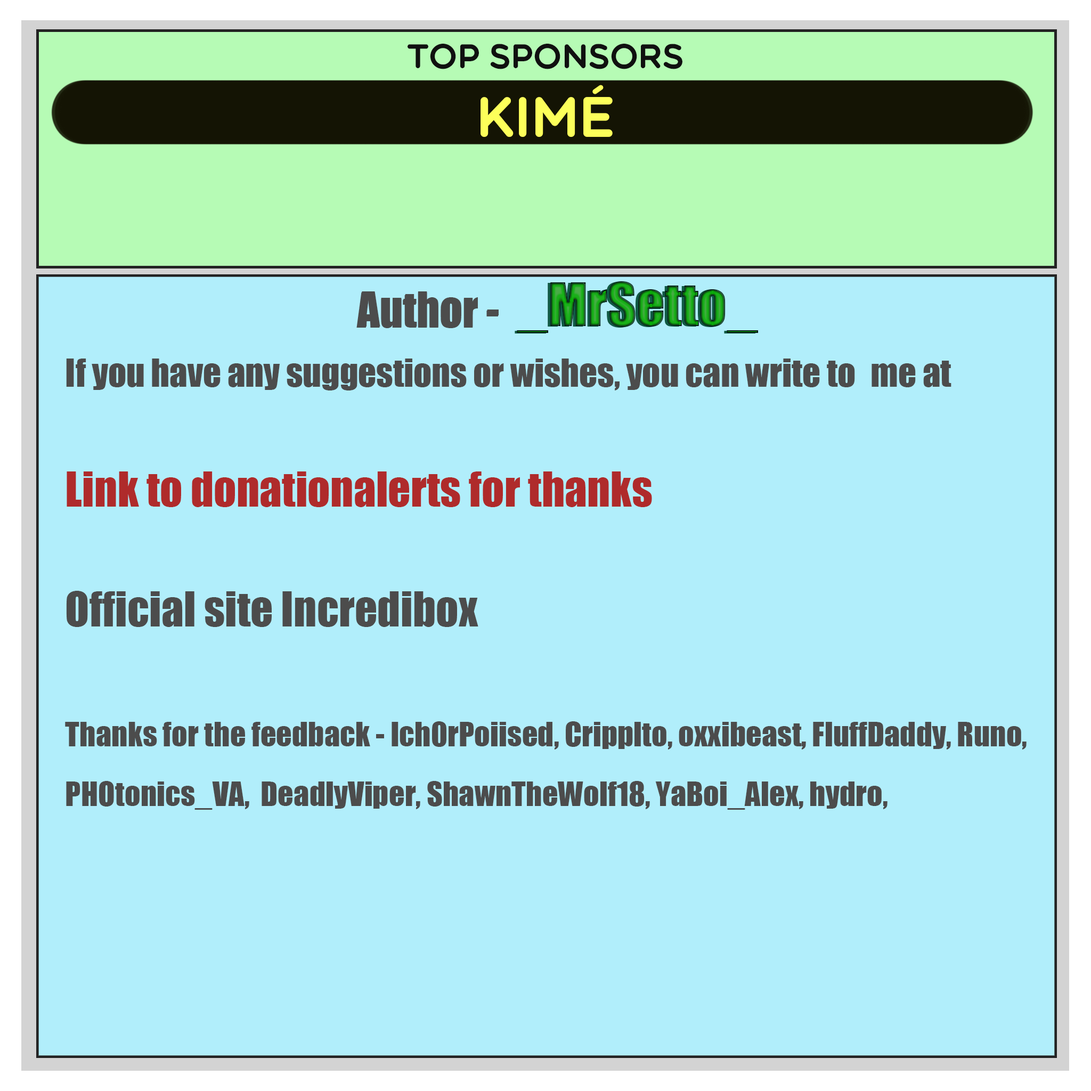
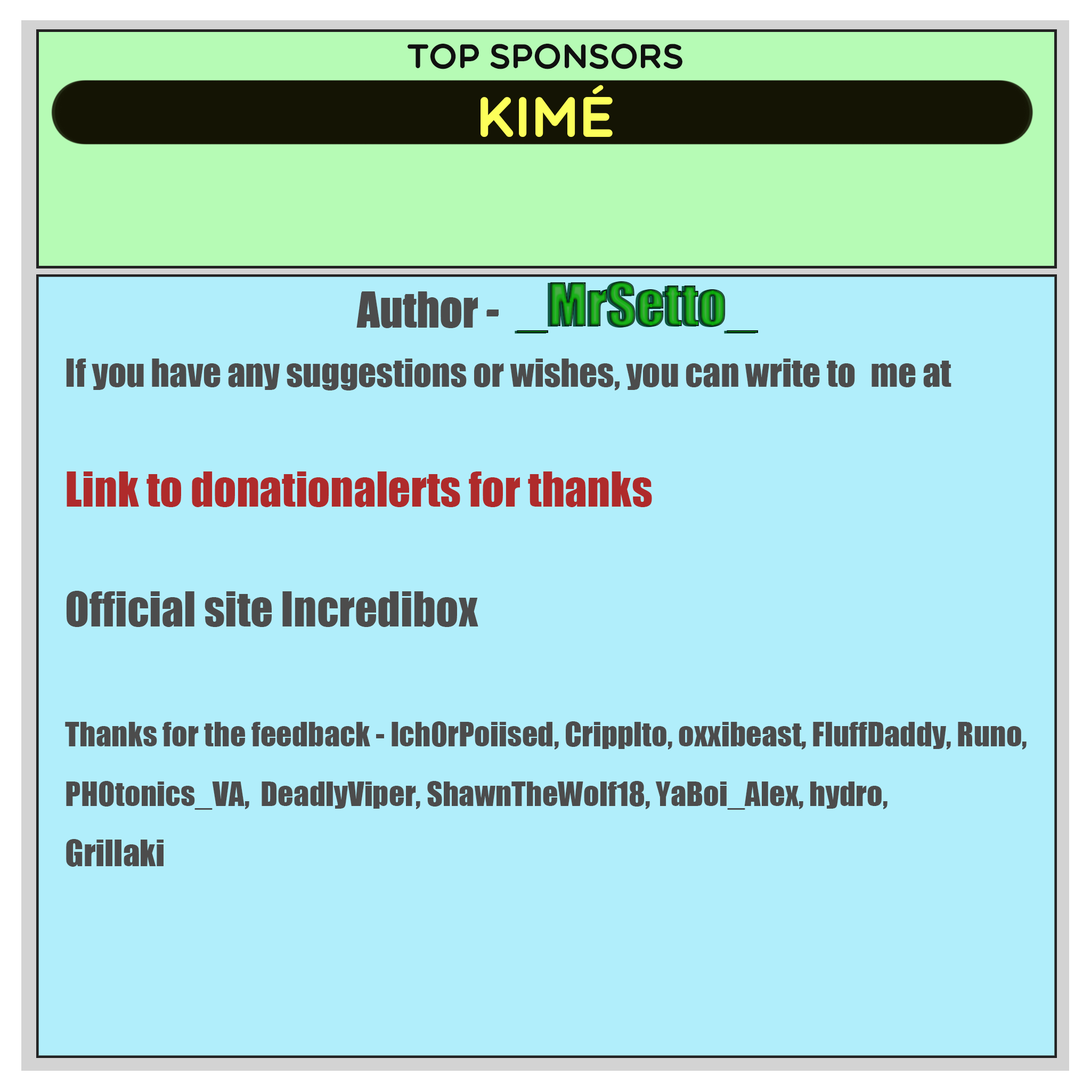
Revision of a layered w=1091, h=1091 image; what changed, layer by layer:
painted on "Author - _MrSetto_ If you have any suggestions" over 66, 839, 164, 868
